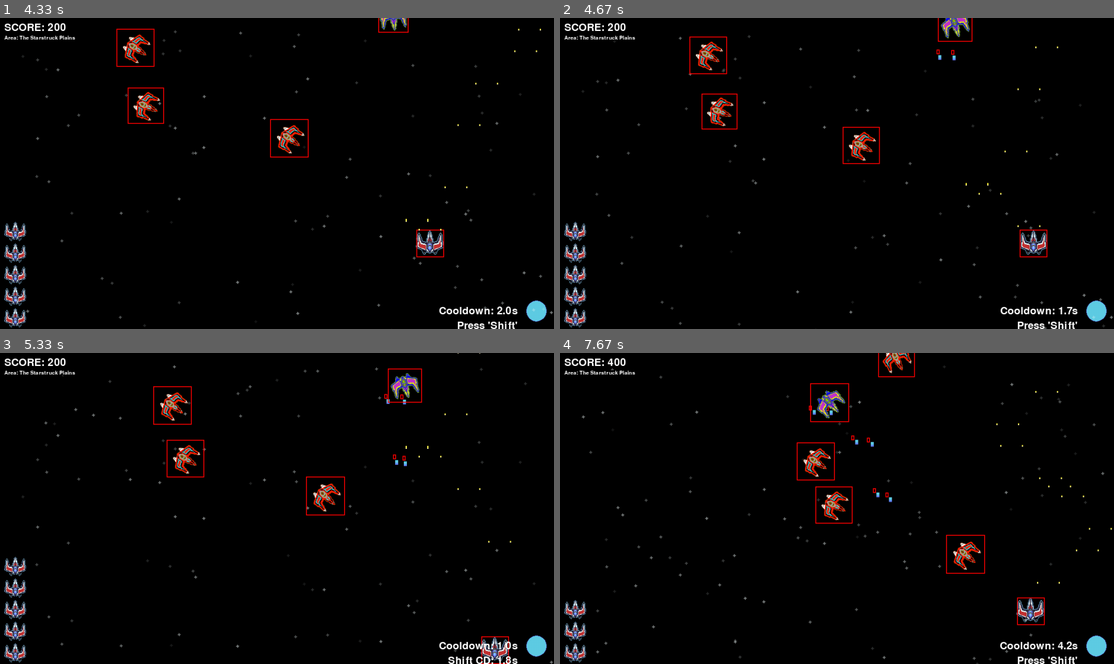
Above: before the commit, frames 1-4 (two rows, left to right).
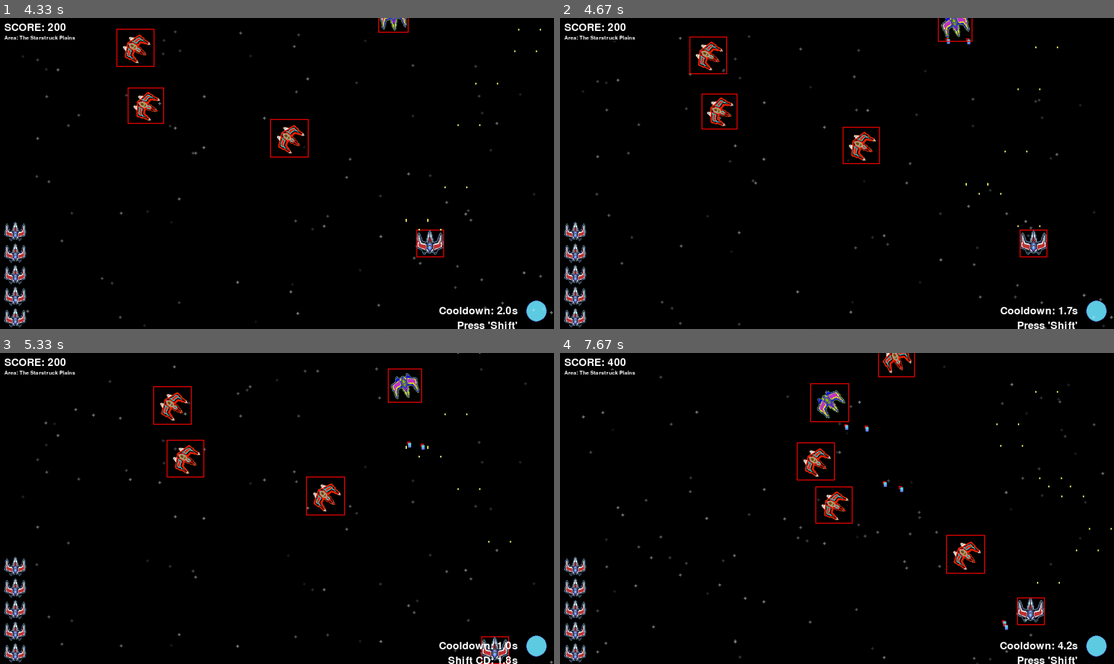
Above: after the commit, the same moments.

Repository: woelffer/gamedemo
Game: pygame game, started from pygamedemo.py
Two runs of this game, one before a commit and one after it. Both use one fixed random seed, a clock stepped at 60 frames per second and the inputs below.
Inputs:
- Up to frame 1 (4.33 s): tap Enter at 0.33 s; hold Space 0.67-1.13 s; hold D 0.67-1.13 s; hold D 1.17-1.63 s; tap Space at 1.23, 1.53, 1.73, 2.07, 2.37, 2.57, 2.87, 3.13, 3.47, 3.77, 3.9, 4.3 s; tap E at 1.32, 2.65, 3.98 s; hold W 1.67-1.97 s; hold D 2-2.47 s; tap Shift at 2.15, 3.55 s; hold A 2.5-3.03 s; hold S 3.07-3.37 s; hold A 3.4-3.8 s; hold W 3.83-4.2 s; hold D from 4.23 s (still down)
- Up to frame 2 (4.67 s): keep holding D; tap Space at 4.6 s
- Up to frame 3 (5.33 s): release D at 4.87 s; hold S 4.9-5.27 s; tap Space at 4.97 s; tap Shift at 5.05 s; hold A from 5.3 s (still down)
- Up to frame 4 (7.67 s): tap Space at 5.37, 5.67, 5.87, 6.17, 6.37, 6.7, 7, 7.2, 7.5 s; tap E at 5.45, 6.78 s; release A at 5.77 s; hold D 5.8-6.27 s; hold W 6.3-6.6 s; tap Shift at 6.45 s; hold D 6.63-7.1 s; hold A from 7.13 s (still down)

Frame 1 is identical in both runs. In frame 2, less than 0.1% of the frame differs, in the area x 67-75%, y 6-14%; in frame 3, 0.1%; in frame 4, 0.5%, in the area x 0-81%, y 16-90%.

Commit message:
Enemies now all shoot. Fun

Diff:
--- a/Bullet.py
+++ b/Bullet.py
@@ -8,6 +8,7 @@
             self.bullet_img = pygame.image.load("assets/Bullet.png").convert_alpha()
         else:
             self.bullet_img = pygame.image.load("assets/Bullet_E.png").convert_alpha()
+
         print(f"Loaded image for bullet type '{bullet_type}': {self.bullet_img}")
         self.bullet_sound = mixer.Sound("audio/8-bit-machine-gun.aiff")
         self.bullet_sound.set_volume(0.1)
@@ -19,6 +20,7 @@
         self.dx = math.cos(self.angle) * self.speed
         self.dy = math.sin(self.angle) * self.speed
         print("Angle in degreese: ", int(self.angle*180/math.pi))
+        self.scaled_enemy_bullet = pygame.transform.scale(self.bullet_img, (7,7))
 
 
 
@@ -35,7 +37,7 @@
         pygame.draw.rect(screen, (255, 0, 0), rect, 2)
 
     def rect(self):
-        return self.bullet_img.get_rect(center =(self.pos_x, self.pos_y))
+        return self.scaled_enemy_bullet.get_rect(center =(self.pos_x, self.pos_y))
 
     def play_sound(self):
         channel = pygame.mixer.Channel(2)
@@ -45,13 +47,13 @@
     def create_enemy_bullets(self, enemy_model, bullet_speed, targetx, targety):
         self.targetx = targetx
         self.targety = targety
-        bullet_offset_1 = (-14, 6)
-        bullet_offset_2 = (-54, 6)
+        bullet_offset_1 = (-26, 12)
+        bullet_offset_2 = (24, 12)
         bullet_position_1 = [enemy_model.pos_x + bullet_offset_1[0], enemy_model.pos_y + bullet_offset_1[1]]
         bullet_position_2 = [enemy_model.pos_x + bullet_offset_2[0], enemy_model.pos_y + bullet_offset_2[1]]
         new_bullet_1 = Bullet(bullet_position_1, bullet_speed, self.targetx, self.targety, bullet_type='enemy')
         new_bullet_2 = Bullet(bullet_position_2, bullet_speed, self.targetx, self.targety, bullet_type='enemy')
-       # new_bullet_1.play_sound()
+        #new_bullet_1.play_sound()
         #new_bullet_2.play_sound()
         return [new_bullet_1, new_bullet_2]
 
--- a/Enemy.py
+++ b/Enemy.py
@@ -32,6 +32,9 @@
         self.sound_played = False #Flag to track if the sound has been played
         self.angle = 0 #Initial angle
         self.shooter_tag = shooter_tag # Flag to switch spawn types/ enemy AI
+        self.time_last_shot = 0
+        self.bullet_cooldown = 0.5
+        self.shootReady = False
 
     def get_display_image(self):
         """Get the image to display, depending on whether the enemy is tagged for shooting."""
@@ -120,9 +123,18 @@
         self.damaged_time = pygame.time.get_ticks() # Get current time
 
     def update(self):
+
         #Check if the damged stae should be reset
         if self.damaged and pygame.time.get_ticks() - self.damaged_time > 300: #500 ms
             self.damaged = False
+
+
+    def ready_to_shoot(self):
+        if self.time_last_shot >= self.bullet_cooldown:
+            self.time_last_shot = 0
+            return True
+        if self.time_last_shot <= self.bullet_cooldown:
+            return False
 
     def is_alive(self):
         return self.health > 0
--- a/pygamedemo.py
+++ b/pygamedemo.py
@@ -217,10 +217,15 @@
 
     # code for enemies to shoot - Uses the angle to determine firing position then shoots along that delta.
     for enemy in enemies:
-        if enemy.shooter_tag is True and time_enemy_last_shot >= ENEMY_BULLET_CD:
-            enemy_bullet = Bullet.Bullet((enemy.pos_x, enemy.pos_y), bullet_speed, player_model.pos_x, player_model.pos_y, bullet_type='enemy')
-            enemy_bullets.extend(enemy_bullet.create_enemy_bullets(enemy, bullet_speed, player_model.pos_x, player_model.pos_y))
-            time_enemy_last_shot = 0
+        if enemy.shooter_tag is True:
+            result = enemy.ready_to_shoot()
+            if result:
+                enemy_bullet = Bullet.Bullet((enemy.pos_x, enemy.pos_y), bullet_speed, player_model.pos_x, player_model.pos_y, bullet_type='enemy')
+                enemy_bullets.extend(enemy_bullet.create_enemy_bullets(enemy, bullet_speed, player_model.pos_x, player_model.pos_y))
+            else:
+                enemy.time_last_shot += dt
+
+
 
 
 
@@ -325,9 +330,10 @@
         screen.blit(bullet.bullet_img, (bullet.pos_x, bullet.pos_y))
 
     for enemy_bullet in enemy_bullets:
+        enemy_bullet.enemy_bullet_move(dt)
         enemy_bullet.draw_collision_box(screen)
-        enemy_bullet.enemy_bullet_move(dt)
         screen.blit(enemy_bullet.bullet_img, (enemy_bullet.pos_x, enemy_bullet.pos_y))
+
 
 
     # Move and update enemies/lives/bullets/scoreds
@@ -335,7 +341,7 @@
         print(enemy.shooter_tag)
         if enemy.shooter_tag == True:
             enemy.move_to_shoot(player_model, dt)
-        elif enemy.shooter_tag == False:
+        if enemy.shooter_tag == False:
             enemy.move_towards_player(player_model, dt)
         enemy.update()
         enemy.draw(screen)
